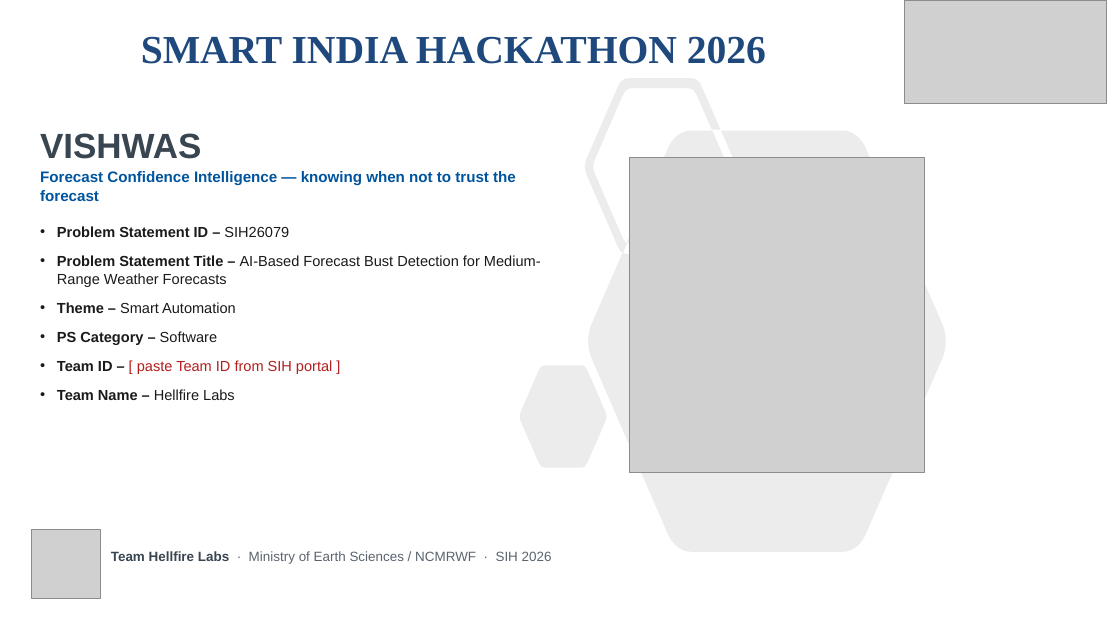
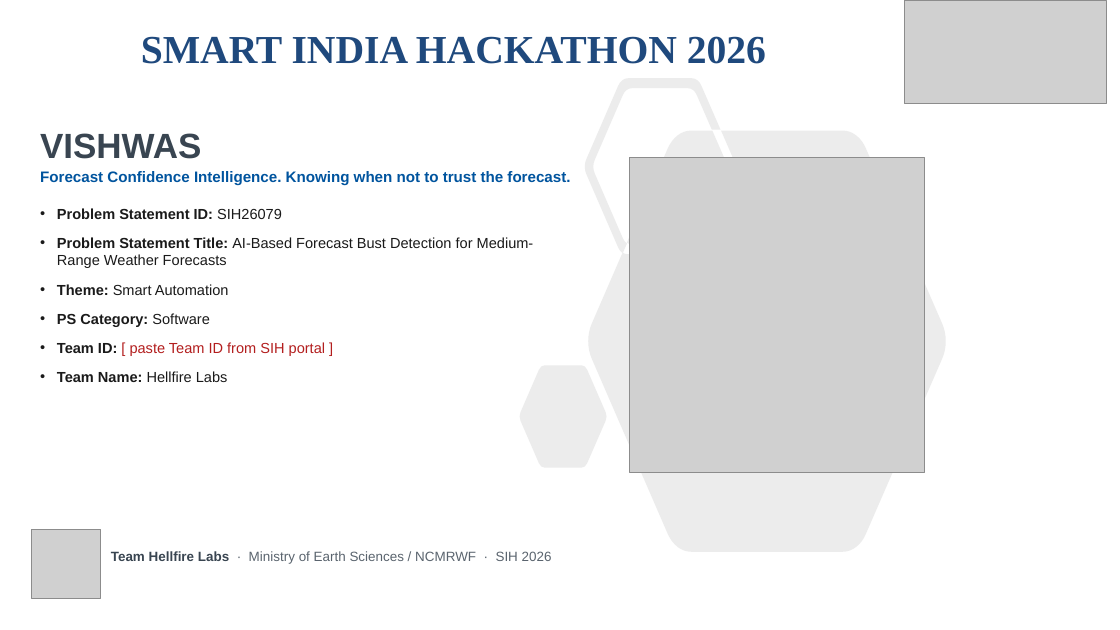
Before and after one commit to devanshxNishu/vishwas, a slide deck: slide 1 of deck/VISHWAS_SIH.pptx. Drawn at 1120x630 pixels with LibreOffice and Linux fonts; fonts in the diff are those of the drawing; grey boxes stand for pictures. Boxes give left, top, right and bottom in pixels: in the first picture for what was removed or moved away, otherwise in the second. Text is boxed around its words. In the diff, an @@ line names an element or a change of style, - is before the commit and + after.

```diff
--- a/deck/VISHWAS_SIH.pptx
+++ b/deck/VISHWAS_SIH.pptx
@@ text at [40,171,570,382]: text changed @@
-Forecast Confidence Intelligence — knowing when not to trust the forecast
-• Problem Statement ID – SIH26079
-• Problem Statement Title – AI-Based Forecast Bust Detection for Medium-Range Weather Forecasts
-• Theme – Smart Automation
-• PS Category – Software
-• Team ID – [ paste Team ID from SIH portal ]
-• Team Name – Hellfire Labs
+Forecast Confidence Intelligence. Knowing when not to trust the forecast.
+• Problem Statement ID: SIH26079
+• Problem Statement Title: AI-Based Forecast Bust Detection for Medium-Range Weather Forecasts
+• Theme: Smart Automation
+• PS Category: Software
+• Team ID: [ paste Team ID from SIH portal ]
+• Team Name: Hellfire Labs
```
Also in this commit, not shown: 5 other slides changed, 14 other files.
